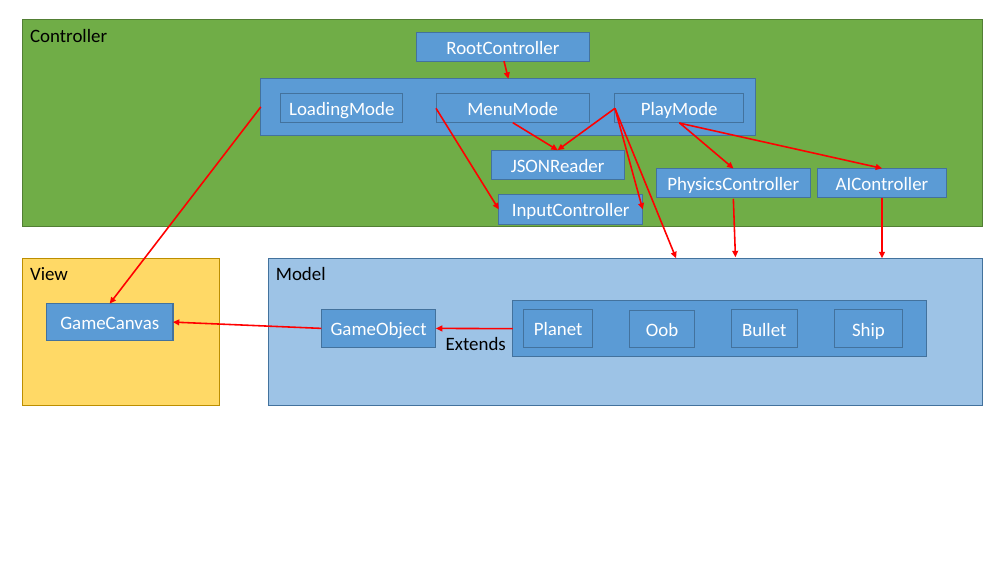
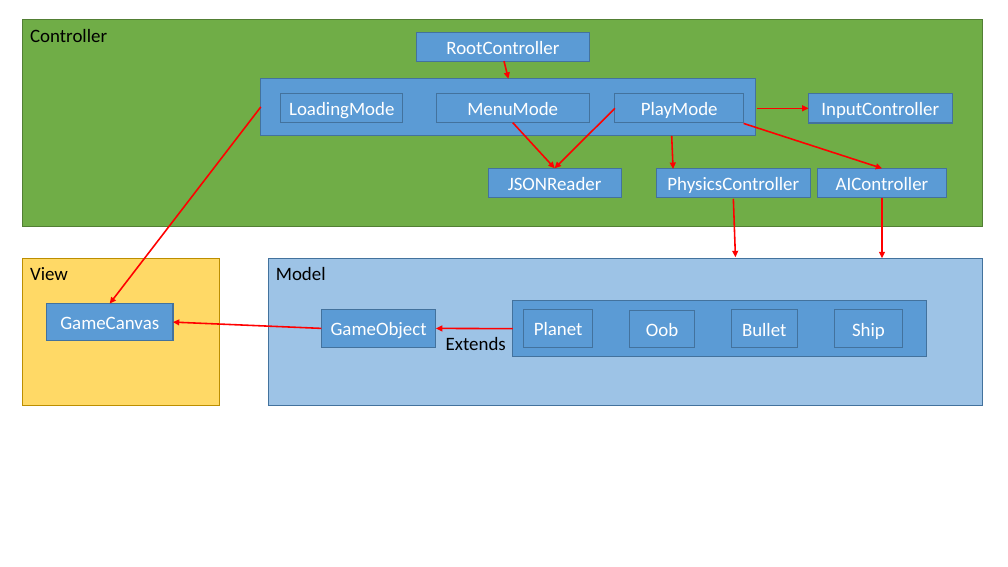
Before and after one commit to bs672/TBFO-VideoGame, a slide deck: slide 1 of Architecture Specification Documents/Diagrams.pptx. Drawn at 1008x567 pixels with LibreOffice and Linux fonts; fonts in the diff are those of the drawing. Boxes give left, top, right and bottom in pixels: in the first picture for what was removed or moved away, otherwise in the second. Text is boxed around its words. In the diff, an @@ line names an element or a change of style, - is before the commit and + after.

```diff
--- a/Architecture Specification Documents/Diagrams.pptx
+++ b/Architecture Specification Documents/Diagrams.pptx
@@ arrow moved from (615, 108) - (558, 150) to (615, 108) - (555, 169) @@
@@ arrow removed from (615, 108) to (643, 209) @@
@@ arrow removed from (615, 108) to (676, 258) @@
@@ arrow moved from (436, 108) - (499, 209) to (757, 108) - (808, 108) @@
@@ rectangle "InputController": place and size @@
-rectangle "InputController" at box(499, 195, 643, 225)
+rectangle "InputController" at box(808, 94, 952, 123)
@@ arrow moved from (513, 123) - (558, 150) to (513, 123) - (555, 169) @@
@@ arrow moved from (680, 123) - (734, 169) to (672, 136) - (673, 169) @@
@@ arrow moved from (680, 123) - (882, 169) to (744, 123) - (882, 169) @@
@@ rectangle "JSONReader": place and size @@
-rectangle "JSONReader" at box(492, 150, 625, 180)
+rectangle "JSONReader" at box(488, 169, 622, 198)
```
Also in this commit, not shown: 1 other slide changed, 2 other files.
